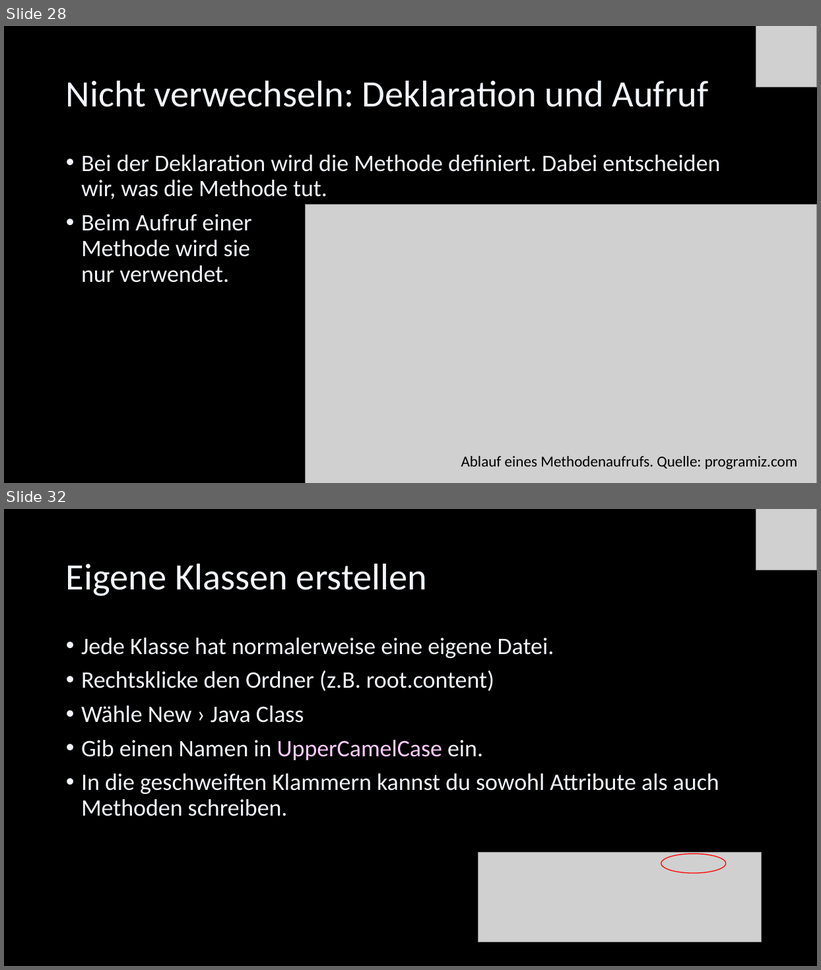
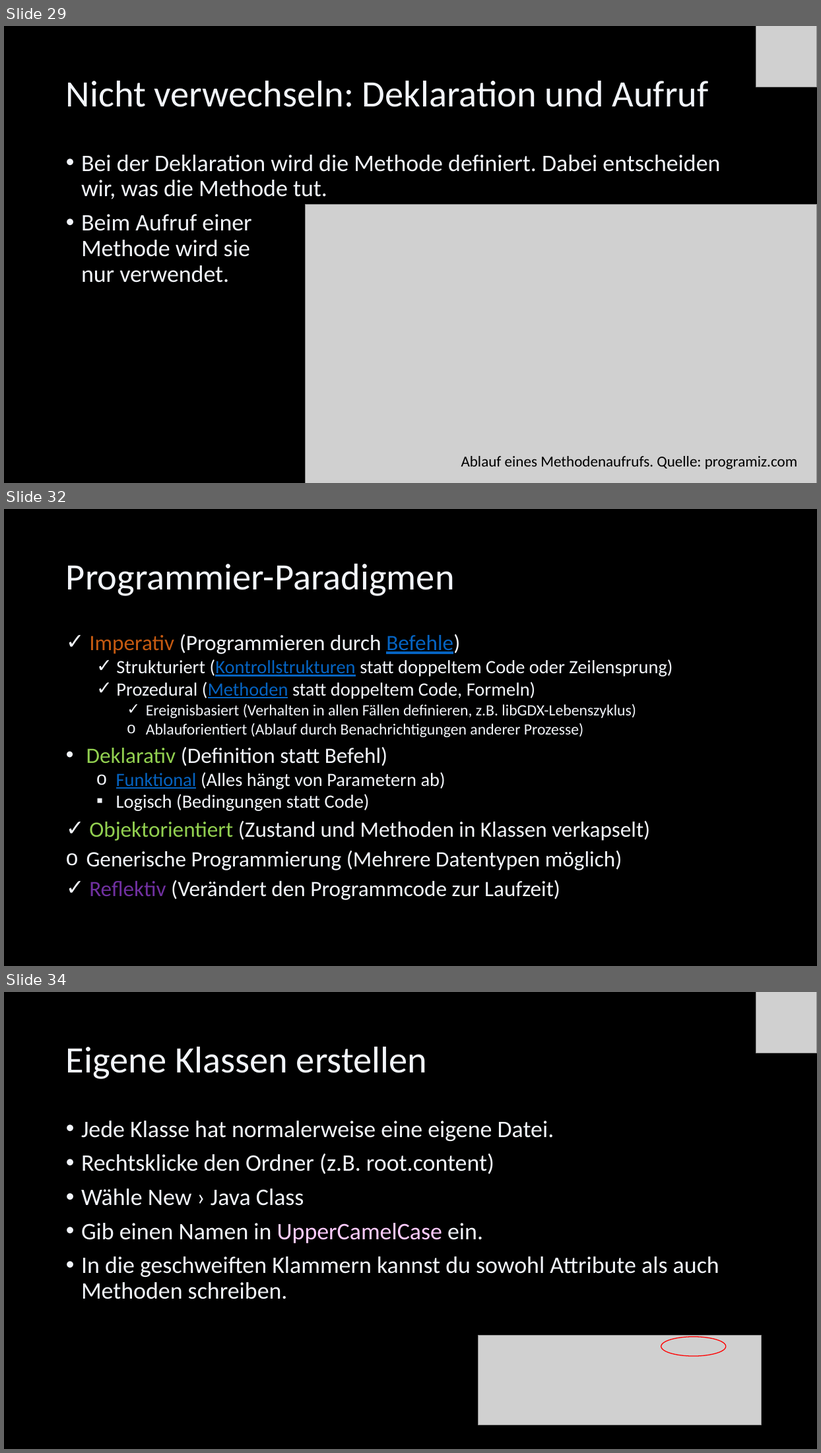
Before and after one commit to Cactusroot/Java, a slide deck: src/Java.pptx. Shown one above the other, each under a label of ours: slides 28 and 32 before the commit, slides 29, 32 and 34 after it; the slides between them are not shown. The pictures are 821x970 and 821x1453 pixels, drawn with LibreOffice and Linux fonts; fonts in the diff are those of the drawing; grey boxes stand for pictures. Boxes give left, top, right and bottom in pixels: in the first picture for what was removed or moved away, otherwise in the second. Text is boxed around its words. In the diff, an @@ line names an element or a change of style, - is before the commit and + after.

```diff
--- a/src/Java.pptx
+++ b/src/Java.pptx
@@ slide 32 added at [4,509,817,966], background #000000 @@
@@ title added at [66,563,455,596], 44 pt, text #F2F5FA @@
+Programmier-Paradigmen
@@ text added at [86,634,673,900], 25.9 pt, text #F2F5FA @@
+✓ Imperativ (Programmieren durch Befehle)
+  ✓ Strukturiert (Kontrollstrukturen statt doppeltem Code oder Zeilensprung)
+  ✓ Prozedural (Methoden statt doppeltem Code, Formeln)
+    ✓ Ereignisbasiert (Verhalten in allen Fällen definieren, z.B. libGDX-Lebenszyklus)
+    o Ablauforientiert (Ablauf durch Benachrichtigungen anderer Prozesse)
+• Deklarativ (Definition statt Befehl)
+  o Funktional (Alles hängt von Parametern ab)
+  ▪ Logisch (Bedingungen statt Code)
+✓ Objektorientiert (Zustand und Methoden in Klassen verkapselt)
+o Generische Programmierung (Mehrere Datentypen möglich)
+✓ Reflektiv (Verändert den Programmcode zur Laufzeit)
@@ what was slide 28 is now slide 29 @@
@@ what was slide 32 is now slide 34 @@
```
Also in this commit, not shown: 20 slides changed, 6 other slides added, 2 other files.
